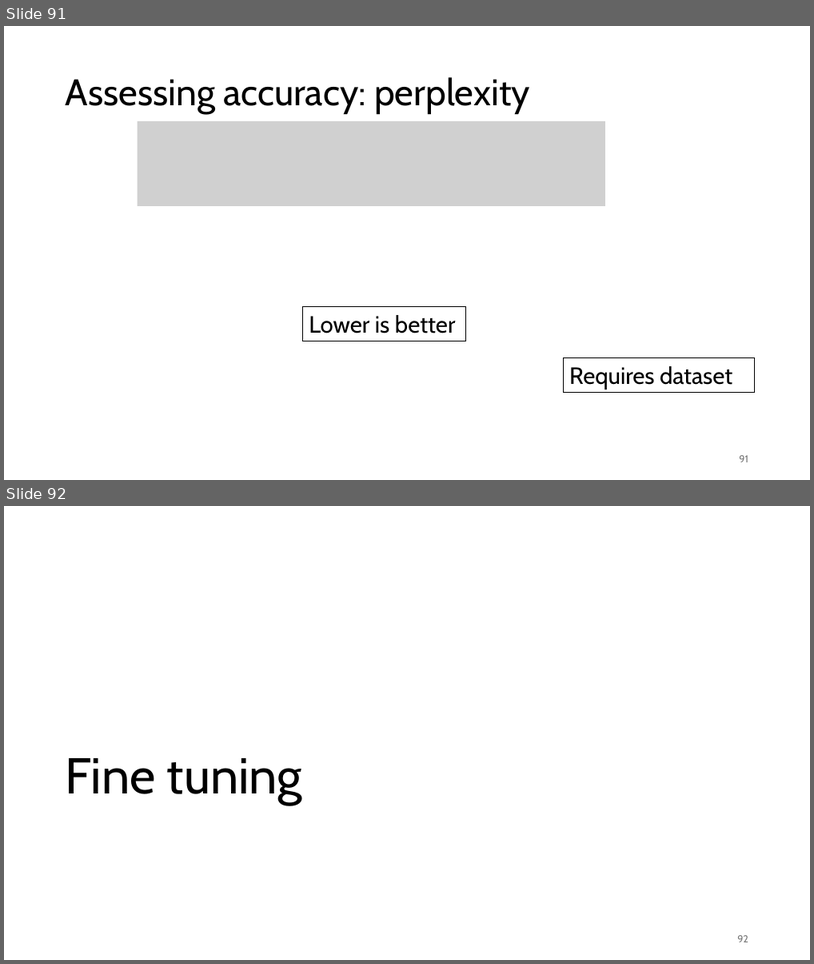
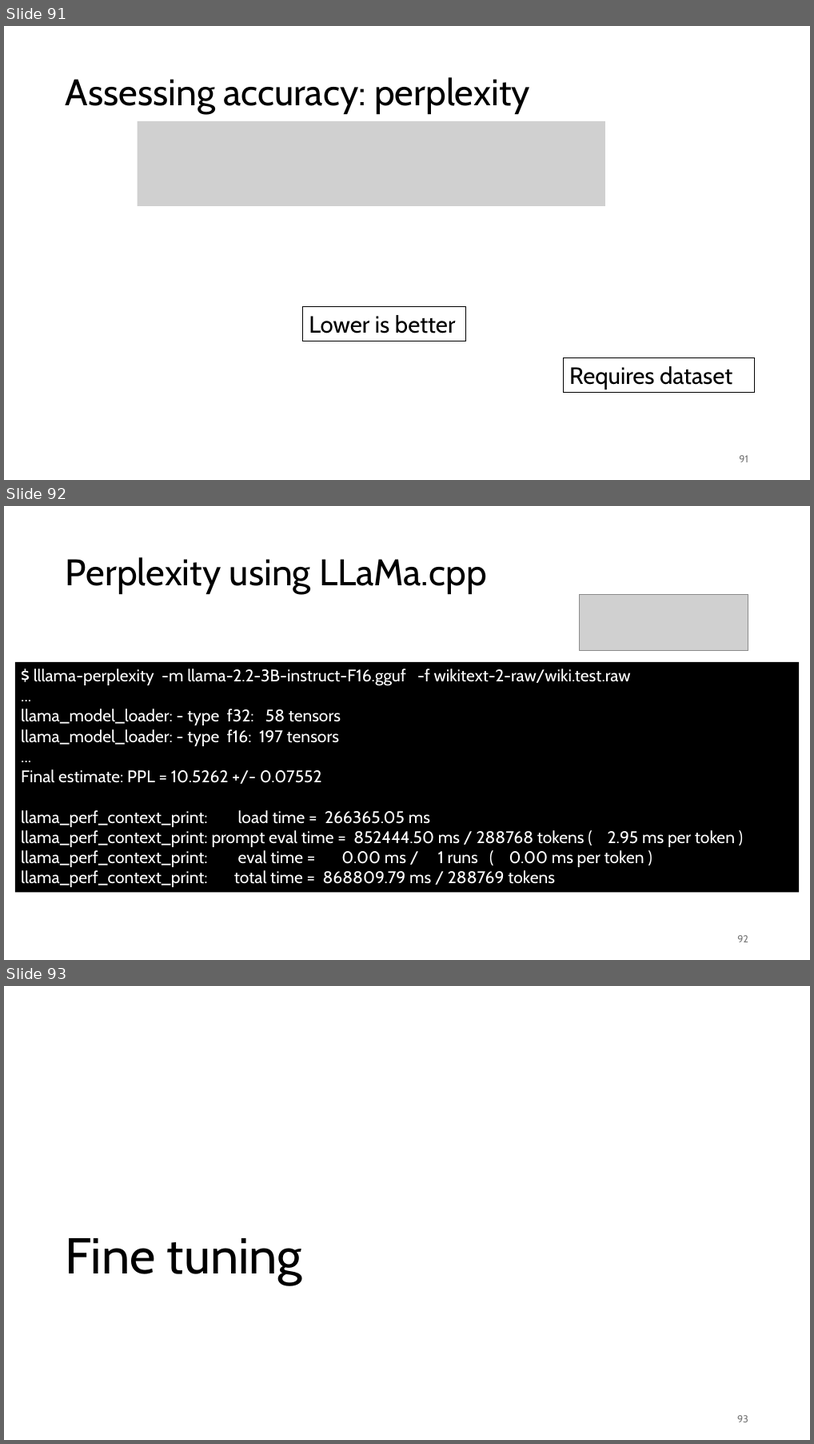
Before and after one commit to gjbex/Deploying-LLMs-locally, a slide deck: local_LLMs.pptx. Shown one above the other, each under a label of ours: slides 91 and 92 before the commit, slides 91, 92 and 93 after it. The pictures are 814x964 and 814x1444 pixels, drawn with LibreOffice and Linux fonts; fonts in the diff are those of the drawing; grey boxes stand for pictures. Boxes give left, top, right and bottom in pixels: in the first picture for what was removed or moved away, otherwise in the second. Text is boxed around its words. In the diff, an @@ line names an element or a change of style, - is before the commit and + after.

Commit message:
Add perplexity slides

```diff
--- a/local_LLMs.pptx
+++ b/local_LLMs.pptx
@@ slide 92 added at <box>4,506,810,960</box>, background #FFFFFF @@
@@ title added at <box>66,557,486,594</box>, 44 pt, text #000000 @@
+Perplexity using LLaMa.cpp
@@ picture added at <box>580,594,749,651</box> @@
@@ rectangle added at <box>15,662,799,892</box>, fill #000000, 20 pt, text #FFFFFF @@
+$ lllama-perplexity -m llama-2.2-3B-instruct-F16.gguf -f wikitext-2-raw/wiki.test.raw
+...
+llama_model_loader: - type f32: 58 tensors
+llama_model_loader: - type f16: 197 tensors
+...
+Final estimate: PPL = 10.5262 +/- 0.07552
+llama_perf_context_print: load time = 266365.05 ms
+llama_perf_context_print: prompt eval time = 852444.50 ms / 288768 tokens ( 2.95 ms per token )
+llama_perf_context_print: eval time = 0.00 ms / 1 runs ( 0.00 ms per token )
+llama_perf_context_print: total time = 868809.79 ms / 288769 tokens
@@ page number added at <box>738,935,749,942</box>, 12 pt, text #797979 @@
+92
@@ what was slide 92 is now slide 93 @@
@@ page number at <box>738,1415,749,1422</box>: text changed @@
-92
+93
```
Also in this commit, not shown: 3 other slides added.
